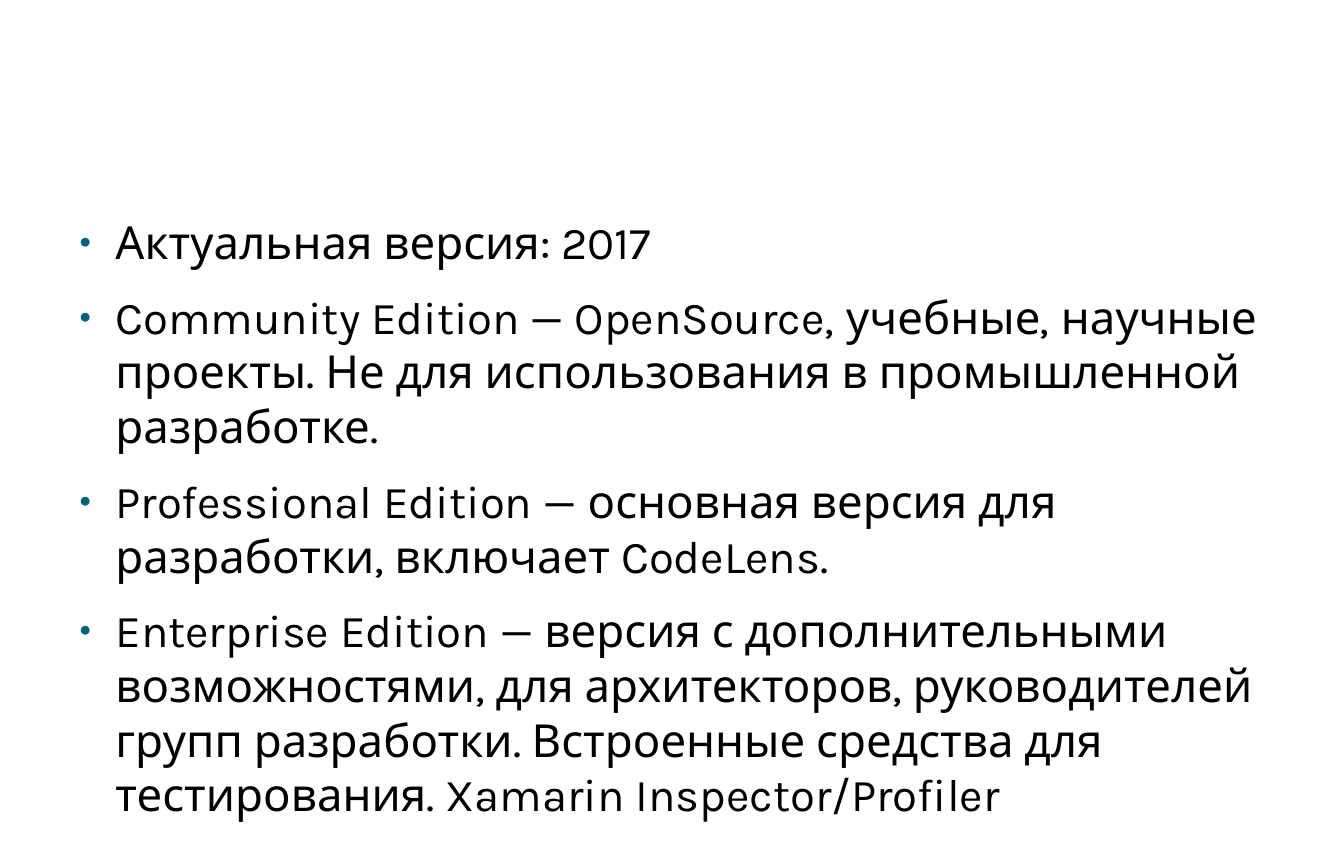
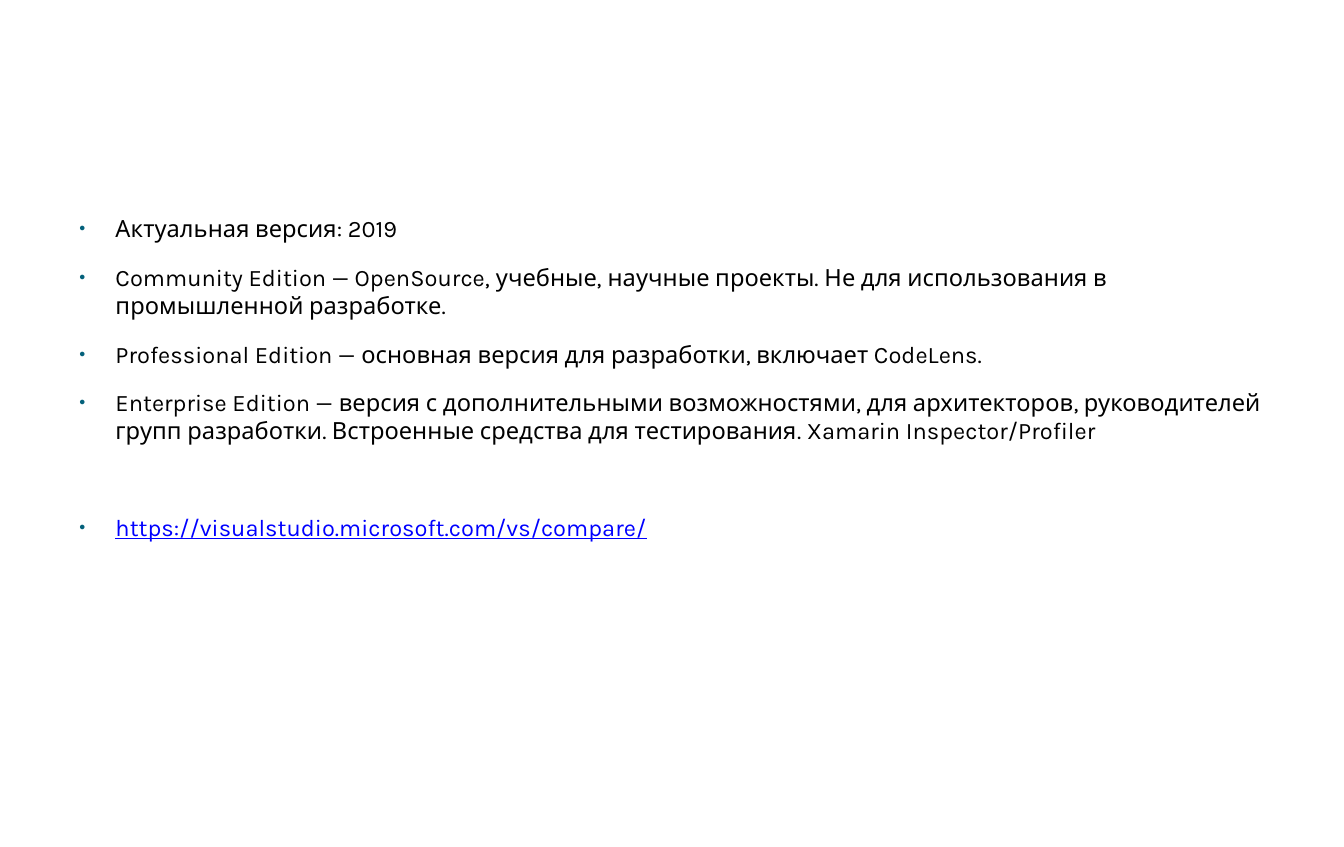
Before and after one commit to klimenkoAnna/DeveloperInstrumentalTools, a slide deck: slide 4 of docs/ETU DIT #1.pptx (slide 3 before the commit). Drawn at 1344x847 pixels with LibreOffice and Linux fonts; fonts in the diff are those of the drawing; background and template pictures are left out. Boxes give left, top, right and bottom in pixels: in the first picture for what was removed or moved away, otherwise in the second. Text is boxed around its words. In the diff, an @@ line names an element or a change of style, - is before the commit and + after.

```diff
--- a/docs/ETU DIT #1.pptx
+++ b/docs/ETU DIT #1.pptx
@@ text at bbox=[115, 220, 397, 243]: text changed; size 32 to 16.6 pt @@
-● Актуальная версия: 2017
+● Актуальная версия: 2019
@@ text at bbox=[115, 268, 1260, 542]: size 32 to 16.6 pt @@
```
Also in this commit, not shown: 5 other slides changed, 2 slides added, 2 slides removed.
